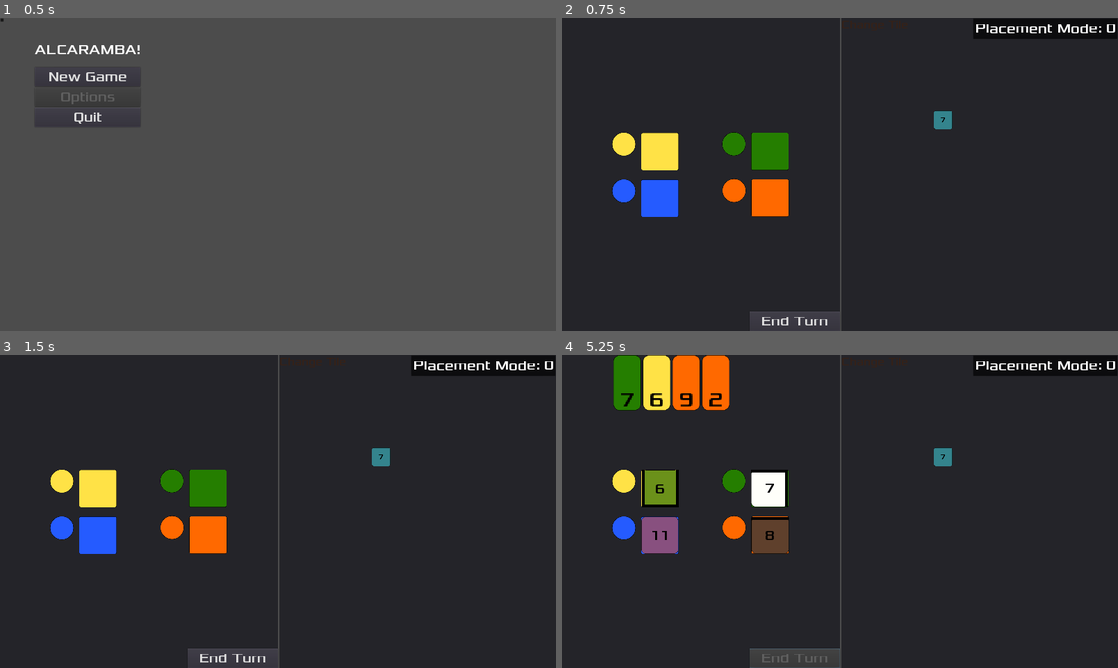
Above: before the commit, frames 1-4 (two rows, left to right).
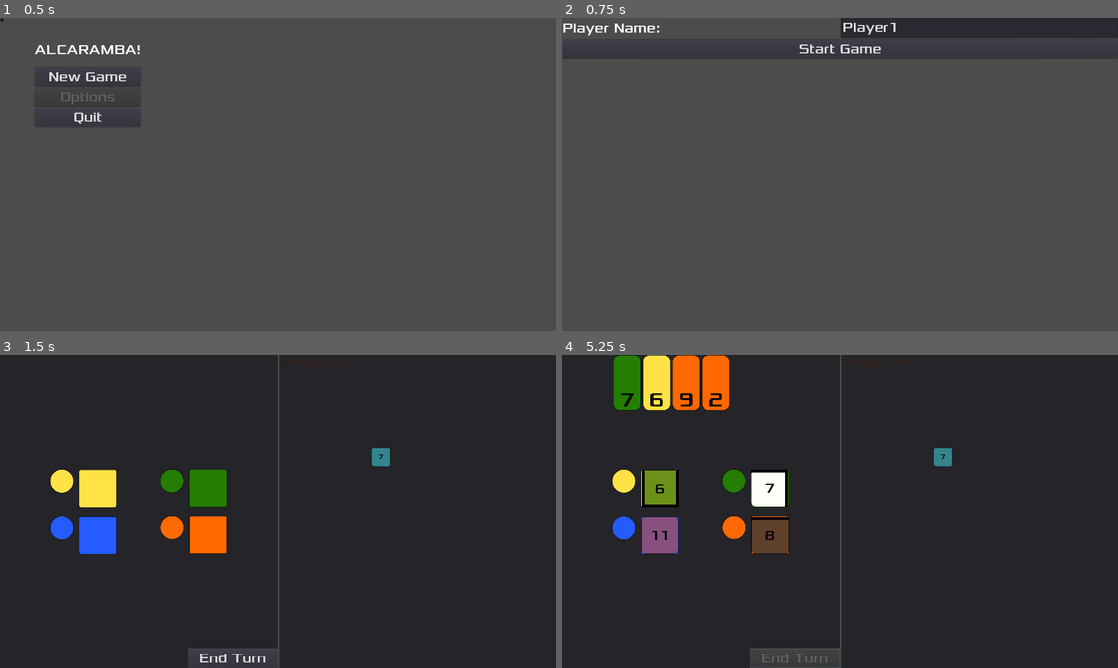
Above: after the commit, the same moments.

Repository: Structed/alcaramba
Game: Godot game, scene res://Drawable/MainMenu/MainMenu.tscn
Two runs of this game, one before a commit and one after it. Both use one fixed random seed, a clock stepped at 60 frames per second and the inputs below.
Inputs (mouse positions are in pixels of both pictures, inside the frame that each line leads up to):
- Up to frame 1 (0.5 s): no input
- Up to frame 2 (0.75 s): click "New Game" at 0.5 s
- Up to frame 3 (1.5 s): click (278, 386) at 1.25 s, where only the run after the commit has a clickable "Start Game"
- Up to frame 4 (5.25 s): click (662, 489) at 2 s; click (767, 489) at 2.75 s; click (767, 536) at 3.5 s; click (662, 536) at 4.25 s; click "End Turn" at 5 s

Frame 1 is identical in both runs. In frame 2, 95% of the frame differs, in the area x 0-100%, y 0-100%; in frame 3, 1.7%; in frame 4, 1.7%.

Commit message:
Add Lobby

Diff:
--- /dev/null
+++ b/src/alcaramba/Drawable/Lobby/Lobby.gd
@@ -0,0 +1,10 @@
+extends MarginContainer
+
+
+# Called when the node enters the scene tree for the first time.
+func _ready():
+	OverlayDebugInfo.hide()
+
+
+func _on_StartGameButton_pressed():
+	SceneManager.goto_scene("res://Drawable/Game/Game.tscn")
--- /dev/null
+++ b/src/alcaramba/Drawable/Lobby/Lobby.tscn
@@ -0,0 +1,45 @@
+[gd_scene load_steps=2 format=2]
+
+[ext_resource path="res://Drawable/Lobby/Lobby.gd" type="Script" id=1]
+
+[node name="Lobby" type="MarginContainer"]
+anchor_right = 1.0
+anchor_bottom = 1.0
+script = ExtResource( 1 )
+
+[node name="HBoxContainer" type="HBoxContainer" parent="."]
+margin_right = 1920.0
+margin_bottom = 1080.0
+
+[node name="VBoxContainer" type="VBoxContainer" parent="HBoxContainer"]
+margin_right = 1920.0
+margin_bottom = 1080.0
+size_flags_horizontal = 3
+
+[node name="PlayerNameHBoxContainer" type="HBoxContainer" parent="HBoxContainer/VBoxContainer"]
+margin_right = 1920.0
+margin_bottom = 71.0
+
+[node name="PlayerNameLabel" type="Label" parent="HBoxContainer/VBoxContainer/PlayerNameHBoxContainer"]
+margin_top = 5.0
+margin_right = 958.0
+margin_bottom = 66.0
+size_flags_horizontal = 3
+size_flags_vertical = 6
+text = "Player Name:"
+
+[node name="PlayerNameLineEdit" type="LineEdit" parent="HBoxContainer/VBoxContainer/PlayerNameHBoxContainer"]
+margin_left = 962.0
+margin_right = 1920.0
+margin_bottom = 71.0
+size_flags_horizontal = 3
+size_flags_vertical = 3
+text = "Player1"
+
+[node name="StartGameButton" type="Button" parent="HBoxContainer/VBoxContainer"]
+margin_top = 75.0
+margin_right = 1920.0
+margin_bottom = 142.0
+text = "Start Game"
+
+[connection signal="pressed" from="HBoxContainer/VBoxContainer/StartGameButton" to="." method="_on_StartGameButton_pressed"]
--- a/src/alcaramba/Drawable/MainMenu/MainMenu.gd
+++ b/src/alcaramba/Drawable/MainMenu/MainMenu.gd
@@ -12,7 +12,7 @@
 
 
 func _on_NewGame_pressed():
-	SceneManager.goto_scene("res://Drawable/Game/Game.tscn")
+	SceneManager.goto_scene("res://Drawable/Lobby/Lobby.tscn")
 
 
 func _on_Quit_pressed():
